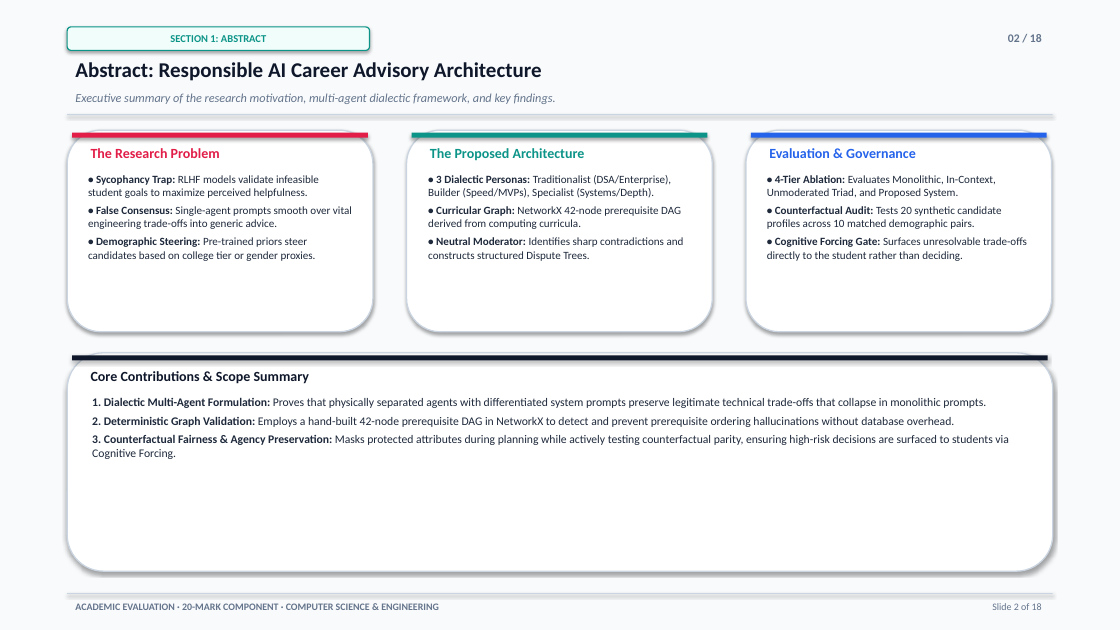
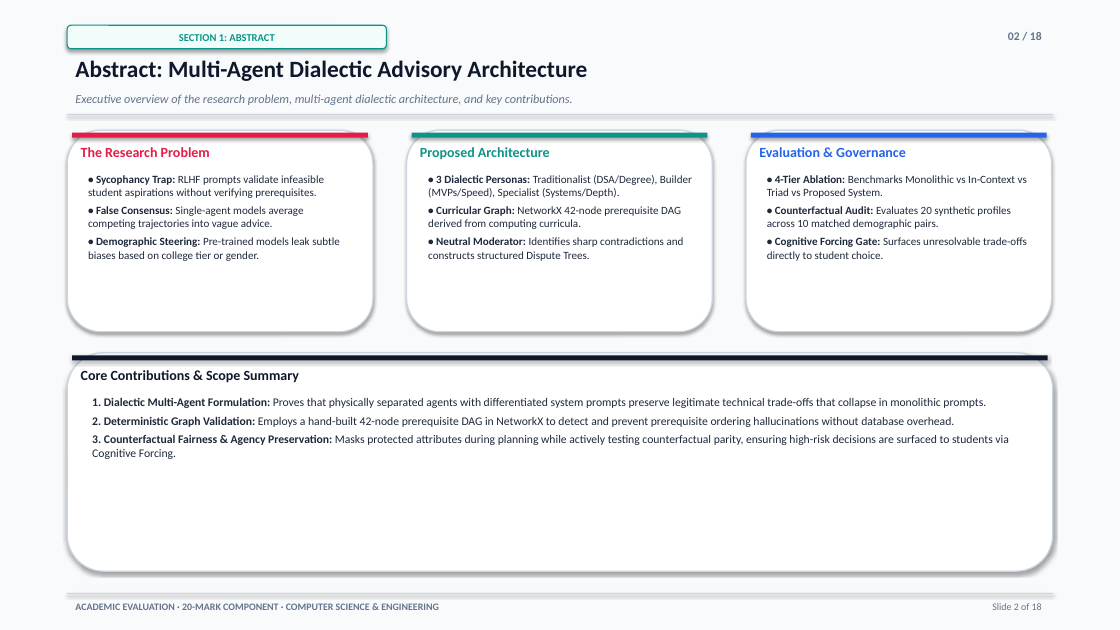
Before and after one commit to parth2024-tech/rai-project, a slide deck: slide 2 of Final_Presentation.pptx. Drawn at 1120x630 pixels with LibreOffice and Linux fonts; fonts in the diff are those of the drawing. Boxes give left, top, right and bottom in pixels: in the first picture for what was removed or moved away, otherwise in the second. Text is boxed around its words. In the diff, an @@ line names an element or a change of style, - is before the commit and + after.

```diff
--- a/Final_Presentation.pptx
+++ b/Final_Presentation.pptx
@@ rounded rectangle "SECTION 1: ABSTRACT" resized from (x1=67, y1=27, x2=370, y2=50) to (x1=67, y1=25, x2=386, y2=49) @@
@@ text at (x1=75, y1=60, x2=587, y2=81): text changed; size 18 to 20 pt @@
-Abstract: Responsible AI Career Advisory Architecture
+Abstract: Multi-Agent Dialectic Advisory Architecture
@@ text at (x1=75, y1=94, x2=573, y2=105): text changed @@
-Executive summary of the research motivation, multi-agent dialectic framework, and key findings.
+Executive overview of the research problem, multi-agent dialectic architecture, and key contributions.
@@ text "The Research Problem" moved from (x1=91, y1=148, x2=220, y2=158) to (x1=81, y1=147, x2=210, y2=157) @@
@@ text at (x1=420, y1=147, x2=550, y2=160): text changed @@
-The Proposed Architecture
+Proposed Architecture
@@ text "Evaluation & Governance" moved from (x1=769, y1=148, x2=916, y2=158) to (x1=759, y1=147, x2=906, y2=157) @@
@@ text at (x1=88, y1=175, x2=340, y2=261): text changed @@
-• Sycophancy Trap: RLHF models validate infeasible student goals to maximize perceived helpfulness.
-• False Consensus: Single-agent prompts smooth over vital engineering trade-offs into generic advice.
-• Demographic Steering: Pre-trained priors steer candidates based on college tier or gender proxies.
+• Sycophancy Trap: RLHF prompts validate infeasible student aspirations without verifying prerequisites.
+• False Consensus: Single-agent models average competing trajectories into vague advice.
+• Demographic Steering: Pre-trained models leak subtle biases based on college tier or gender.
@@ text at (x1=428, y1=175, x2=692, y2=198): text changed @@
-• 3 Dialectic Personas: Traditionalist (DSA/Enterprise), Builder (Speed/MVPs), Specialist (Systems/Depth).
+• 3 Dialectic Personas: Traditionalist (DSA/Degree), Builder (MVPs/Speed), Specialist (Systems/Depth).
@@ text at (x1=767, y1=175, x2=1027, y2=261): text changed @@
-• 4-Tier Ablation: Evaluates Monolithic, In-Context, Unmoderated Triad, and Proposed System.
-• Counterfactual Audit: Tests 20 synthetic candidate profiles across 10 matched demographic pairs.
-• Cognitive Forcing Gate: Surfaces unresolvable trade-offs directly to the student rather than deciding.
+• 4-Tier Ablation: Benchmarks Monolithic vs In-Context vs Triad vs Proposed System.
+• Counterfactual Audit: Evaluates 20 synthetic profiles across 10 matched demographic pairs.
+• Cognitive Forcing Gate: Surfaces unresolvable trade-offs directly to student choice.
@@ text "Core Contributions & Scope Summary" moved from (x1=91, y1=371, x2=309, y2=384) to (x1=81, y1=370, x2=299, y2=383) @@
```
Also in this commit, not shown: 12 other slides changed, 5 slides added, 5 slides removed, 2 other files.
